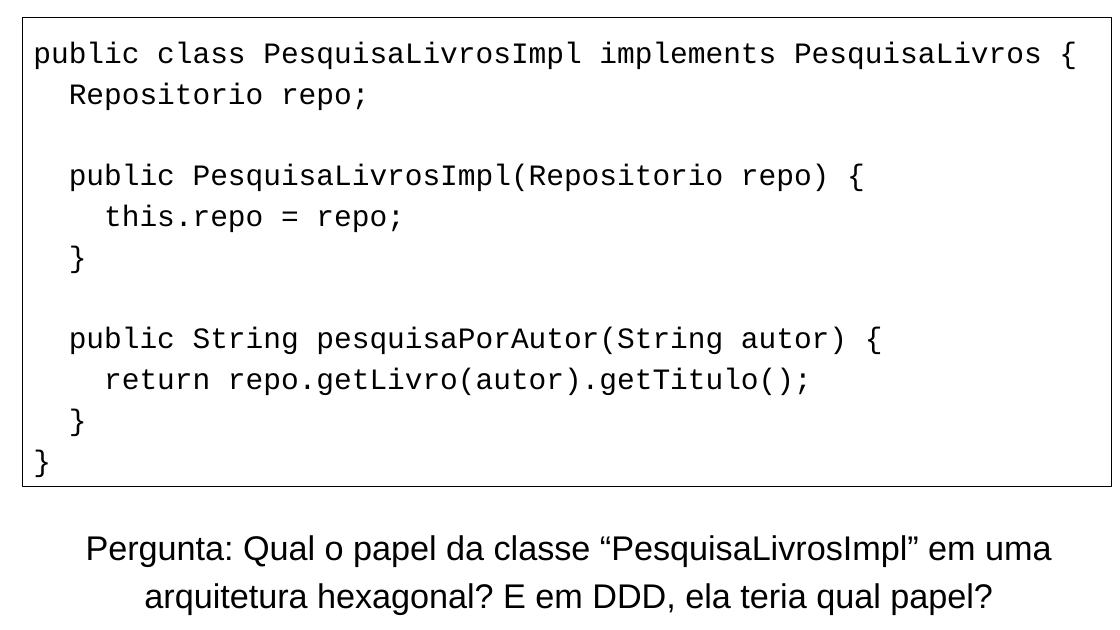
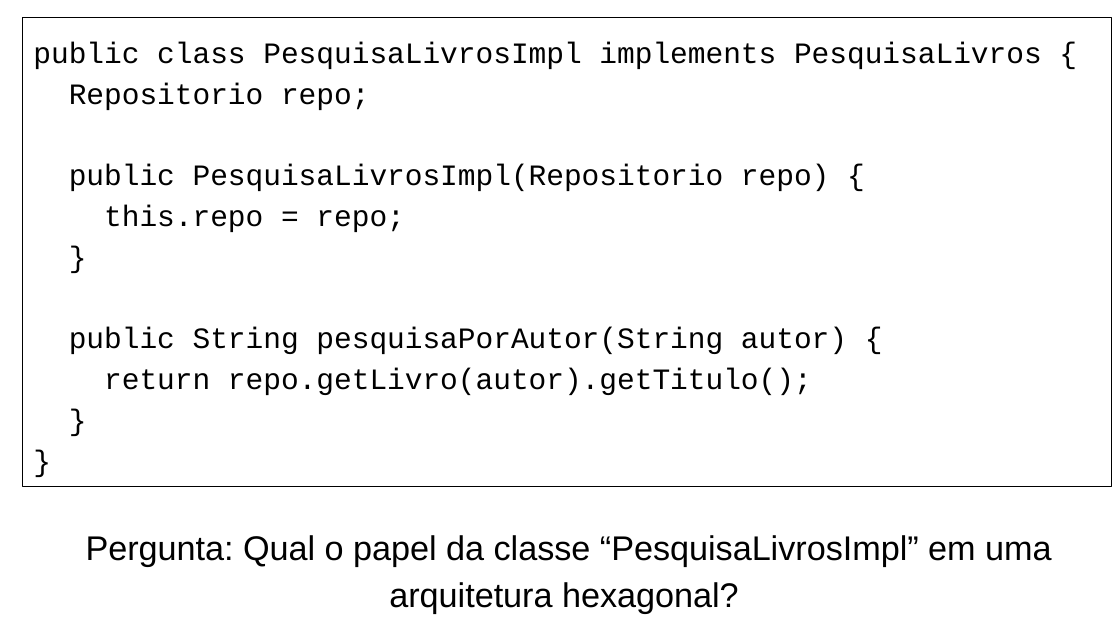
Before and after one commit to eduardocunha11/firstblog, a slide deck: slide 14 of aulas/gsi526/Aula 7 - Arquitetura Hexagonal e Serverless.pptx (slide 43 before the commit). Drawn at 1120x630 pixels with LibreOffice and Linux fonts; fonts in the diff are those of the drawing. Boxes give left, top, right and bottom in pixels: in the first picture for what was removed or moved away, otherwise in the second. Text is boxed around its words. In the diff, an @@ line names an element or a change of style, - is before the commit and + after.

Commit message:
Resumindo os Slides sobre Arquitetura Hexagonal e Serverless

```diff
--- a/aulas/gsi526/Aula 7 - Arquitetura Hexagonal e Serverless.pptx
+++ b/aulas/gsi526/Aula 7 - Arquitetura Hexagonal e Serverless.pptx
@@ text at (86,535,1051,614): text changed @@
-Pergunta: Qual o papel da classe “PesquisaLivrosImpl” em uma arquitetura hexagonal? E em DDD, ela teria qual papel?
+Pergunta: Qual o papel da classe “PesquisaLivrosImpl” em uma arquitetura hexagonal?
```
Also in this commit, not shown: 5 other slides changed, 105 slides removed, 1 other file.
